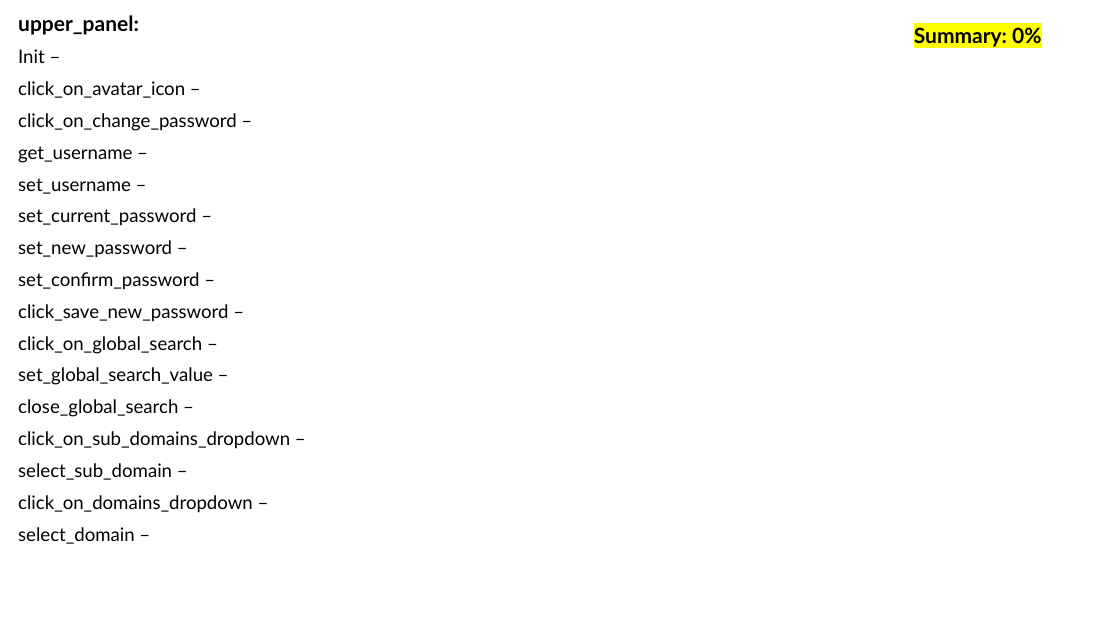
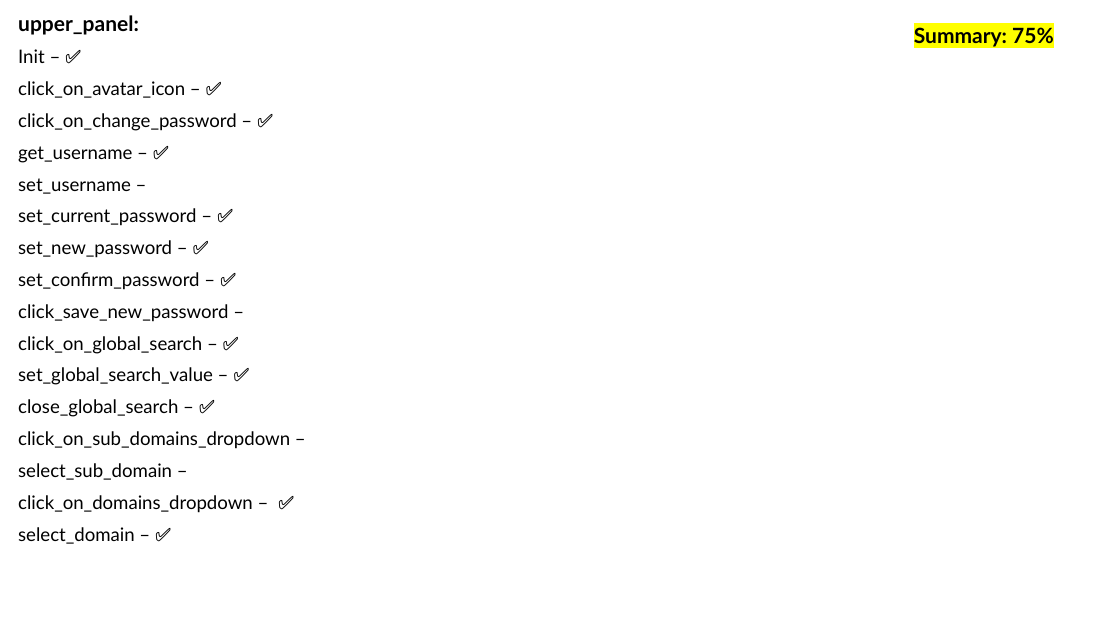
Before and after one commit to Yuval10Dahan/LightWatch_WEB, a slide deck: slide 30 of Docs/Progress_Check_Box.pptx (slide 29 before the commit). Drawn at 1120x630 pixels with LibreOffice and Linux fonts; fonts in the diff are those of the drawing. Boxes give left, top, right and bottom in pixels: in the first picture for what was removed or moved away, otherwise in the second. Text is boxed around its words. In the diff, an @@ line names an element or a change of style, - is before the commit and + after.

```diff
--- a/Docs/Progress_Check_Box.pptx
+++ b/Docs/Progress_Check_Box.pptx
@@ text at (914,27,1054,47): text changed @@
-Summary: 0%
+Summary: 75%
@@ subtitle at (18,49,237,163): text changed @@
-Init –
-click_on_avatar_icon –
-click_on_change_password –
-get_username –
+Init – ✅
+click_on_avatar_icon – ✅
+click_on_change_password – ✅
+get_username – ✅
@@ subtitle at (18,208,199,290): text changed @@
-set_current_password –
-set_new_password –
-set_confirm_password –
+set_current_password – ✅
+set_new_password – ✅
+set_confirm_password – ✅
@@ subtitle at (18,336,213,417): text changed @@
-click_on_global_search –
-set_global_search_value –
-close_global_search –
+click_on_global_search – ✅
+set_global_search_value – ✅
+close_global_search – ✅
@@ subtitle at (18,495,253,544): text changed @@
-click_on_domains_dropdown –
-select_domain –
+click_on_domains_dropdown – ✅
+select_domain – ✅
```
Also in this commit, not shown: 4 other slides changed, 1 slide added, 27 other files.
